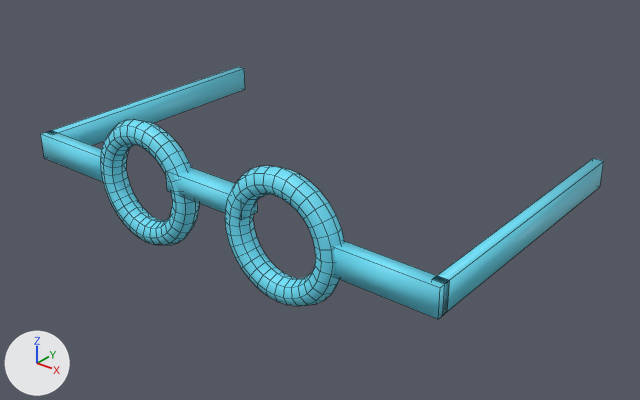
The FBX model Assets/Resources/WRLDZ/Avatar3D/Clothes/argon_face_goggles_male.fbx, before and after one commit.
Both versions are drawn from a 50 mm camera at (0.19, -0.265, 1.742) aimed at (0.011, -0.041, 1.603). Every picture has the same lights, and +X, +Y and +Z are marked at lower left. The older version comes first. Mesh edges are drawn as thin lines.

In view in the first picture: 'ArgonCloth'.
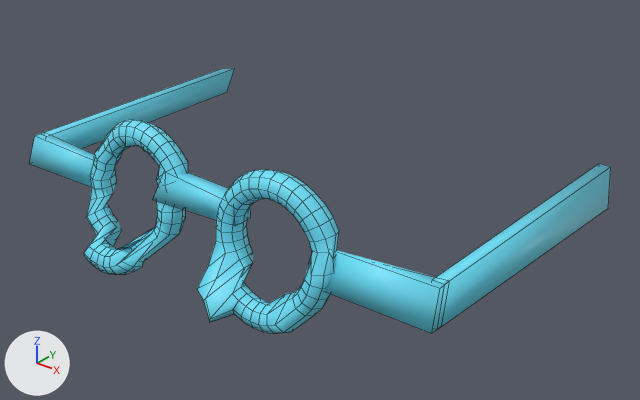
The newer file adds a shape key; the second version is drawn at full value of the shape key 'Build_Plump' of 'ArgonCloth', and the change is written as the vertex moves it makes.

Changed parts and their boxes [x1, y1, x2, y2] in the pictures (640 x 400 px; the box of a moved part takes in the faces that stretch with it):
'ArgonCloth', reshaped: before [41, 67, 604, 319]; after [29, 68, 611, 334]
part 1 of me_argoncloth_005, moved or reshaped: before [41, 131, 103, 182]; after [29, 134, 94, 187]
part 2 of me_argoncloth_005, moved or reshaped: before [100, 136, 604, 319]; after [84, 136, 611, 334]
part 3 of me_argoncloth_005, moved or reshaped: before [48, 67, 245, 145]; after [41, 68, 234, 149]

Edits to the bpy script that builds the scene:
```text
Change me_argoncloth_005:
    used by ob_argoncloth; location = (0.0, 0.0, 0.0)
    remove me_argoncloth_005.from_pydata(...)  # 552 vertices, 542 faces; spans x -0.088..0.088, y -0.089..0.022, z 1.59..1.636
    add me_argoncloth_005.from_pydata(...)  # 552 vertices, 542 faces; spans x -0.094..0.095, y -0.11..0.019, z 1.586..1.636
    me_argoncloth_005 part 1: the loose piece of 8 vertices spanning x -0.088..-0.05, y -0.086..-0.081, z 1.608..1.618 is multiplied about its middle by the matrix ((1.01, 0.01, 0.01), (-0.011, 0.989, 0.203), (-0.007, -0.203, 0.989)), then moved by (-0.001, -0.004, -0.001)
    me_argoncloth_005 part 2: 459 of 552 vertices moved; they spanned x -0.054..0.088, y -0.089..0.022, z 1.59..1.636 and now span x -0.056..0.095, y -0.11..0.019, z 1.586..1.636; mean shift (0.0, -0.008, -0.001); largest move (0.019, -0.088, 1.595) -> (0.022, -0.109, 1.591)
    me_argoncloth_005 part 3
    me_argoncloth_005.vertices[256].co: (-0.088, -0.084, 1.608) -> (-0.09, -0.089, 1.607)
    me_argoncloth_005.vertices[257].co: (-0.088, -0.084, 1.618) -> (-0.089, -0.086, 1.618)  # pixel (45, 132) -> pixel (39, 133)
    me_argoncloth_005.vertices[258].co: (-0.088, 0.022, 1.608) -> (-0.094, 0.017, 1.607)
    me_argoncloth_005.vertices[259].co: (-0.088, 0.022, 1.618) -> (-0.094, 0.017, 1.618)  # pixel (238, 66) -> pixel (221, 68)
    me_argoncloth_005.vertices[260].co: (-0.084, -0.084, 1.608) -> (-0.086, -0.089, 1.607)
    me_argoncloth_005.vertices[261].co: (-0.084, -0.084, 1.618) -> (-0.085, -0.086, 1.618)  # pixel (52, 134) -> pixel (46, 136)
    me_argoncloth_005.vertices[262].co: (-0.084, 0.022, 1.608) -> (-0.09, 0.016, 1.607)  # pixel (245, 89) -> pixel (227, 91)
    me_argoncloth_005.vertices[263].co: (-0.084, 0.022, 1.618) -> (-0.088, 0.019, 1.619)  # pixel (244, 68) -> pixel (234, 68)
```
